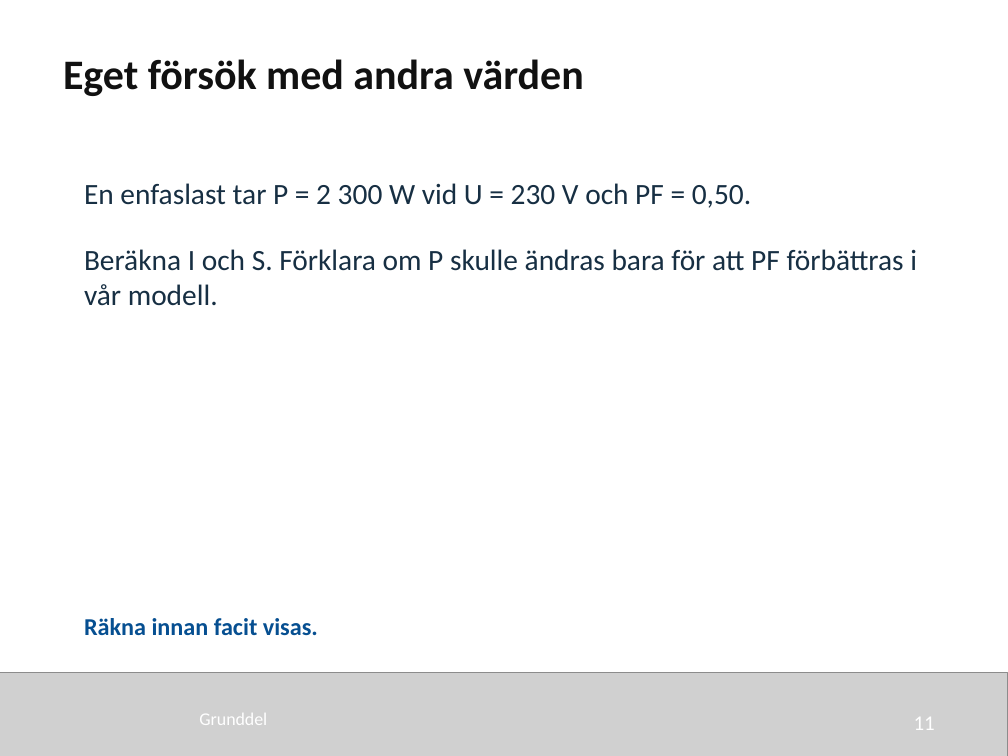
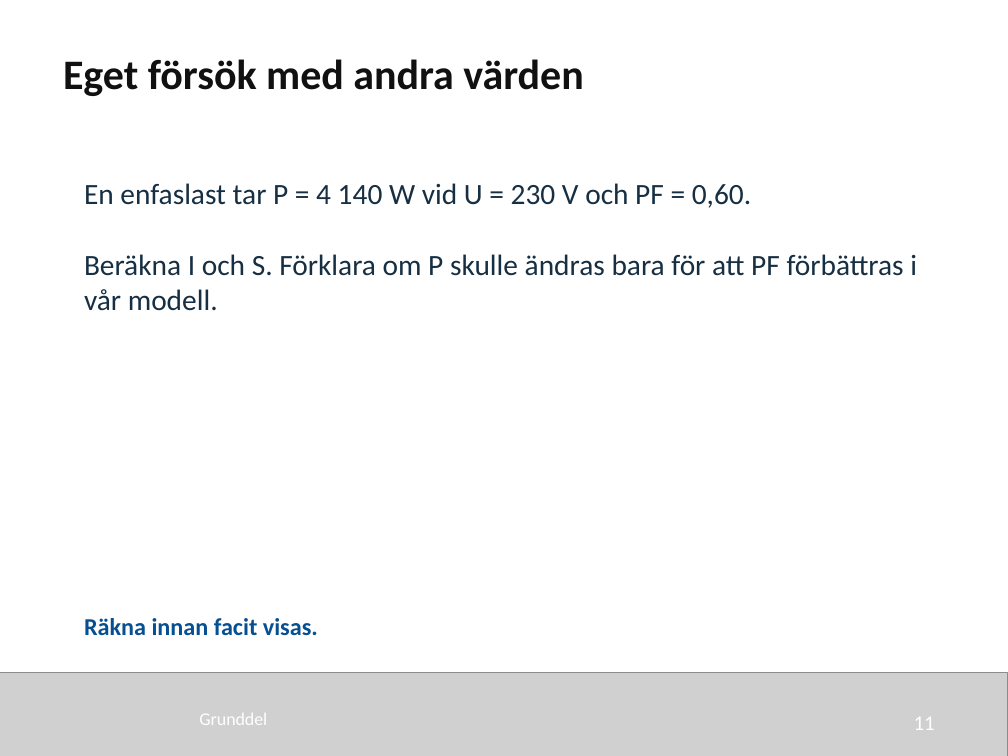
Before and after one commit to nj22az/nj22az.github.io, a slide deck: slide 11 of sjoskolan/vecka-40/aktuell/v40_03_Effekt_i_vaxelstromskretsar_elev.pptx. Drawn at 1008x756 pixels with LibreOffice and Linux fonts; fonts in the diff are those of the drawing; grey boxes stand for pictures. Boxes give left, top, right and bottom in pixels: in the first picture for what was removed or moved away, otherwise in the second. Text is boxed around its words. In the diff, an @@ line names an element or a change of style, - is before the commit and + after.

```diff
--- a/sjoskolan/vecka-40/aktuell/v40_03_Effekt_i_vaxelstromskretsar_elev.pptx
+++ b/sjoskolan/vecka-40/aktuell/v40_03_Effekt_i_vaxelstromskretsar_elev.pptx
@@ text at (x1=84, y1=183, x2=751, y2=208): text changed @@
-En enfaslast tar P = 2 300 W vid U = 230 V och PF = 0,50.
+En enfaslast tar P = 4 140 W vid U = 230 V och PF = 0,60.
```
Also in this commit, not shown: 29 other files.
